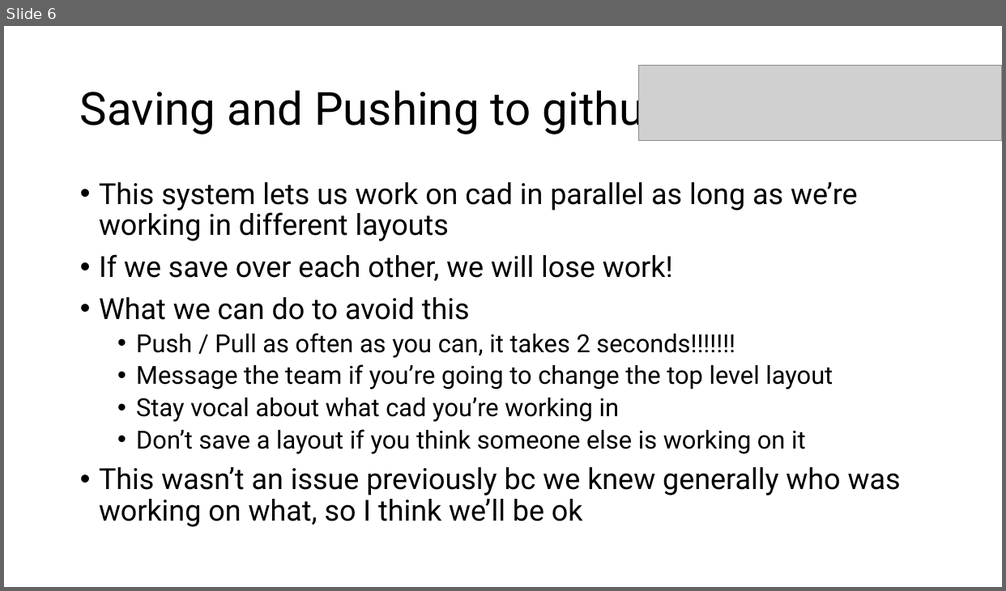
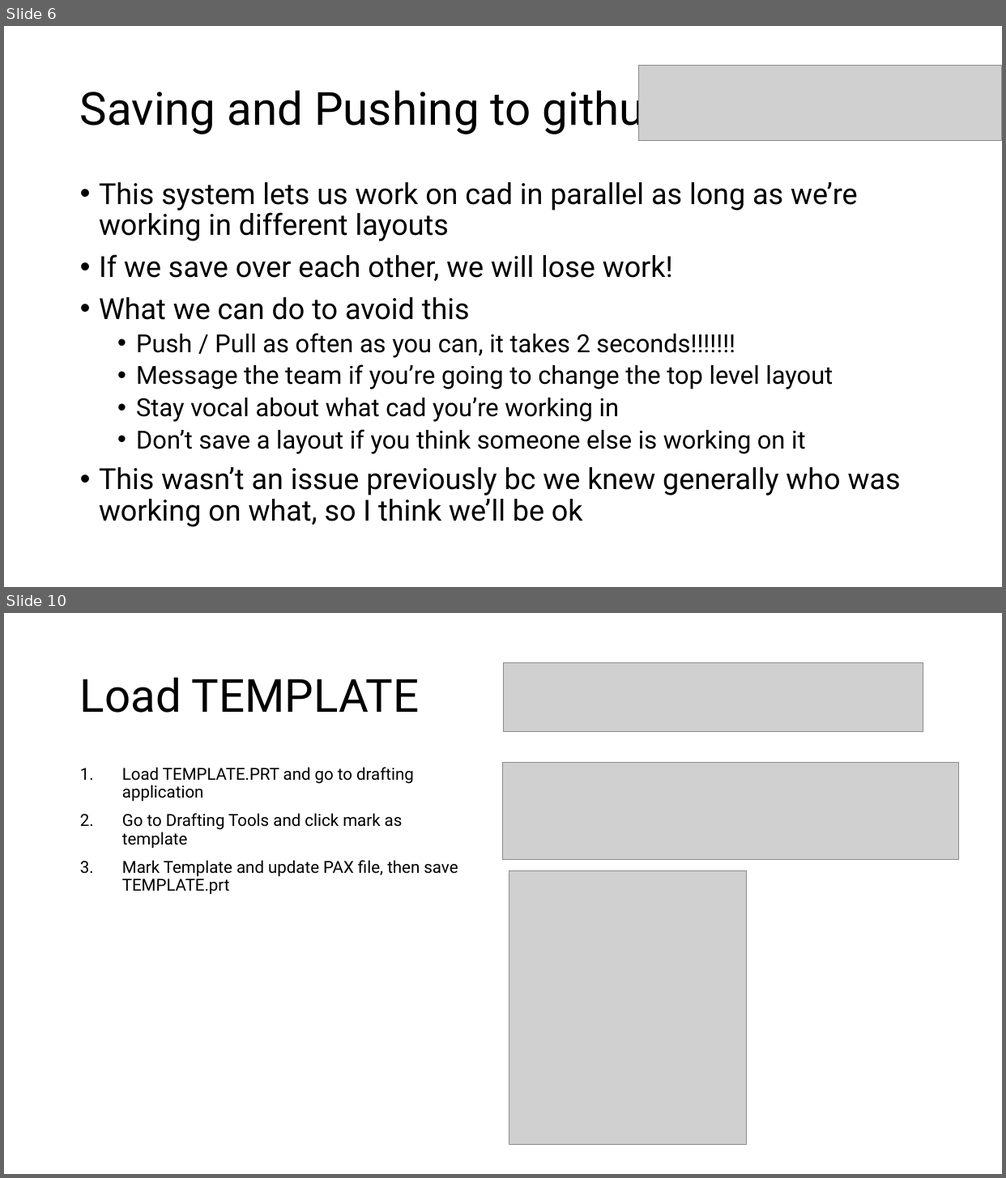
Before and after one commit to matt-lewton9/ME-463-Can-Crusher, a slide deck: So you want to Cad a part.pptx. Shown one above the other, each under a label of ours: slide 6 before the commit, slides 6 and 10 after it; the slides between them are not shown. The pictures are 1006x591 and 1006x1178 pixels, drawn with LibreOffice and Linux fonts; fonts in the diff are those of the drawing; grey boxes stand for pictures. Boxes give left, top, right and bottom in pixels: in the first picture for what was removed or moved away, otherwise in the second. Text is boxed around its words. In the diff, an @@ line names an element or a change of style, - is before the commit and + after.

```diff
--- a/So you want to Cad a part.pptx
+++ b/So you want to Cad a part.pptx
@@ slide 10 added at (4,613,1002,1174), background #FFFFFF @@
@@ title added at (80,677,419,713), 44 pt, text #000000 @@
+Load TEMPLATE
@@ picture added at (503,662,923,731) @@
@@ text added at (122,767,458,895), 16 pt, text #000000 @@
+1. Load TEMPLATE.PRT and go to drafting application
+2. Go to Drafting Tools and click mark as template
+3. Mark Template and update PAX file, then save TEMPLATE.prt
@@ picture added at (503,763,958,860) @@
@@ picture added at (509,871,747,1144) @@
```
Also in this commit, not shown: 1 slide changed, 5 other slides added, 10 other files.
